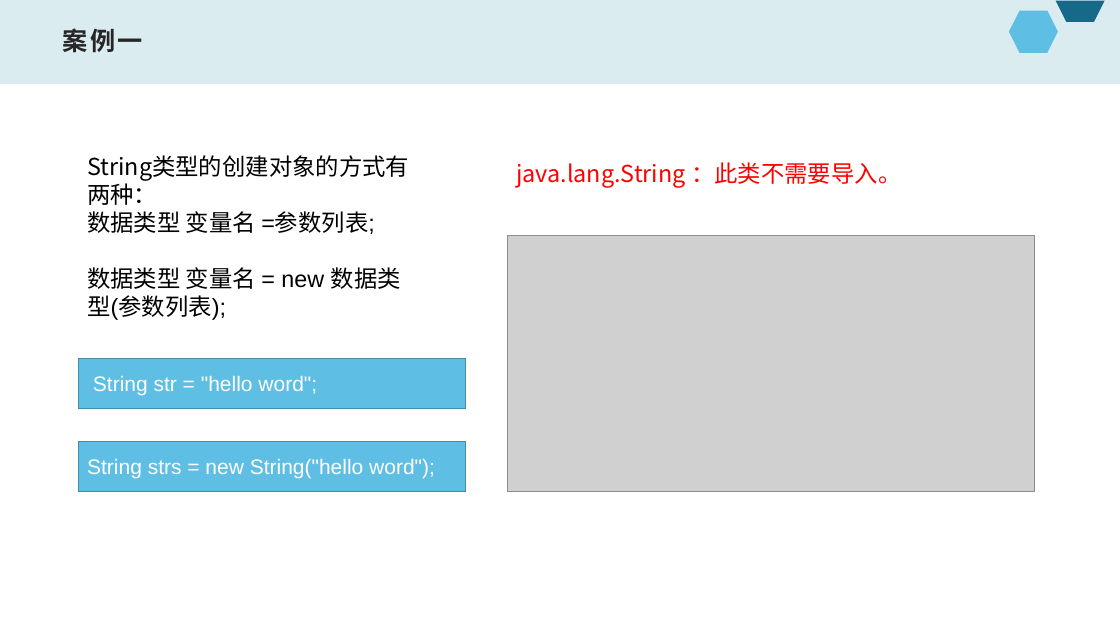
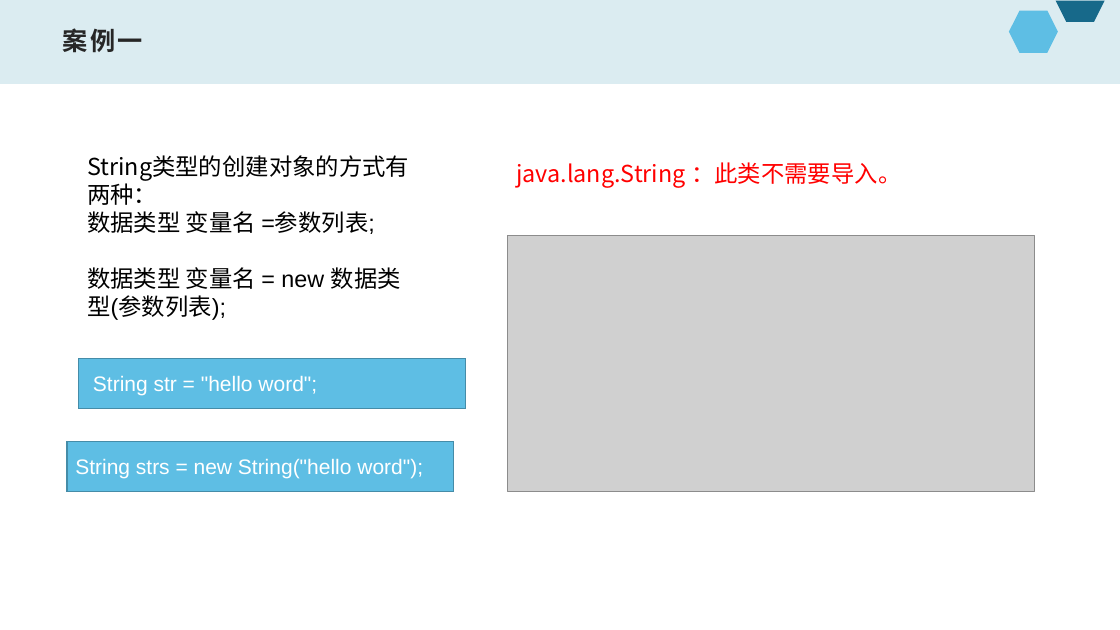
Before and after one commit to Xyt18666/study, a slide deck: slide 3 of 2021_study/classify/1.Java/ppt/9.String类、Arrays类、Math类.pptx. Drawn at 1120x630 pixels with LibreOffice and Linux fonts; fonts in the diff are those of the drawing; grey boxes stand for pictures. Boxes give left, top, right and bottom in pixels: in the first picture for what was removed or moved away, otherwise in the second. Text is boxed around its words. In the diff, an @@ line names an element or a change of style, - is before the commit and + after.

```diff
--- a/2021_study/classify/1.Java/ppt/9.String类、Arrays类、Math类.pptx
+++ b/2021_study/classify/1.Java/ppt/9.String类、Arrays类、Math类.pptx
@@ rectangle "String strs = new String("hello ..." moved from (x1=79, y1=441, x2=465, y2=492) to (x1=67, y1=441, x2=454, y2=492) @@
```
Also in this commit, not shown: 3 other slides changed, 22 other files.
